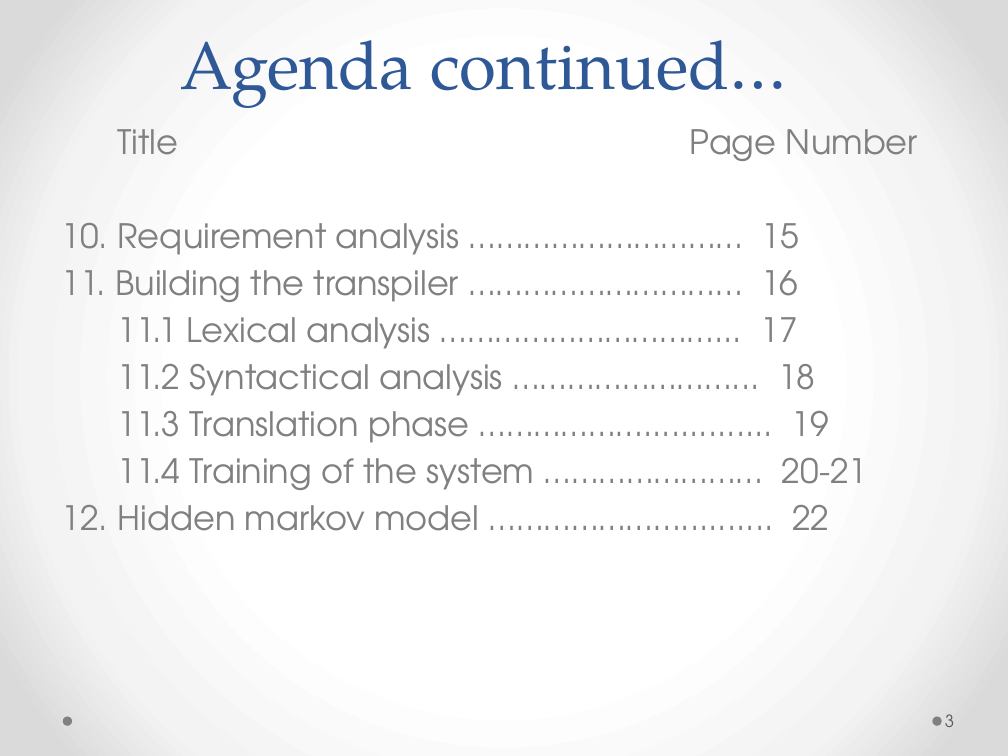
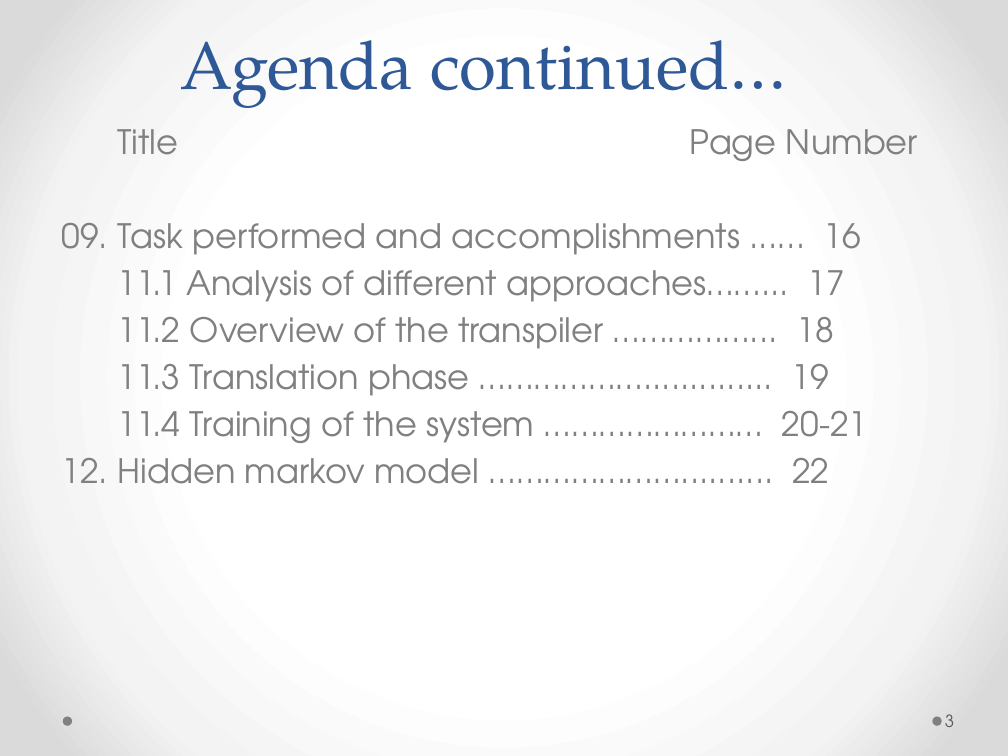
Before and after one commit to amit1984/Thesis, a slide deck: slide 3 of thesis_v4.pptx. Drawn at 1008x756 pixels with LibreOffice and Linux fonts; fonts in the diff are those of the drawing. Boxes give left, top, right and bottom in pixels: in the first picture for what was removed or moved away, otherwise in the second. Text is boxed around its words. In the diff, an @@ line names an element or a change of style, - is before the commit and + after.

```diff
--- a/thesis_v4.pptx
+++ b/thesis_v4.pptx
@@ text at (62,223,860,349): text changed @@
-10. Requirement analysis ………………………… 15
-11. Building the transpiler ………………………… 16
-11.1 Lexical analysis …………………………... 17
-11.2 Syntactical analysis ……………………... 18
+09. Task performed and accomplishments ...… 16
+11.1 Analysis of different approaches……... 17
+11.2 Overview of the transpiler ……………... 18
```
Also in this commit, not shown: 14 other slides changed, 6 slides added, 4 slides removed, 1 other file.
